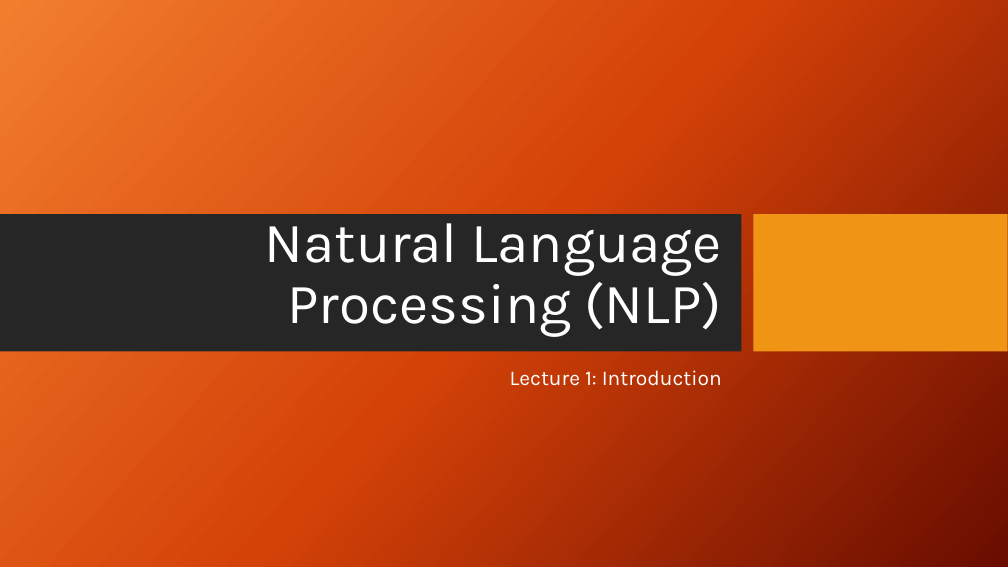
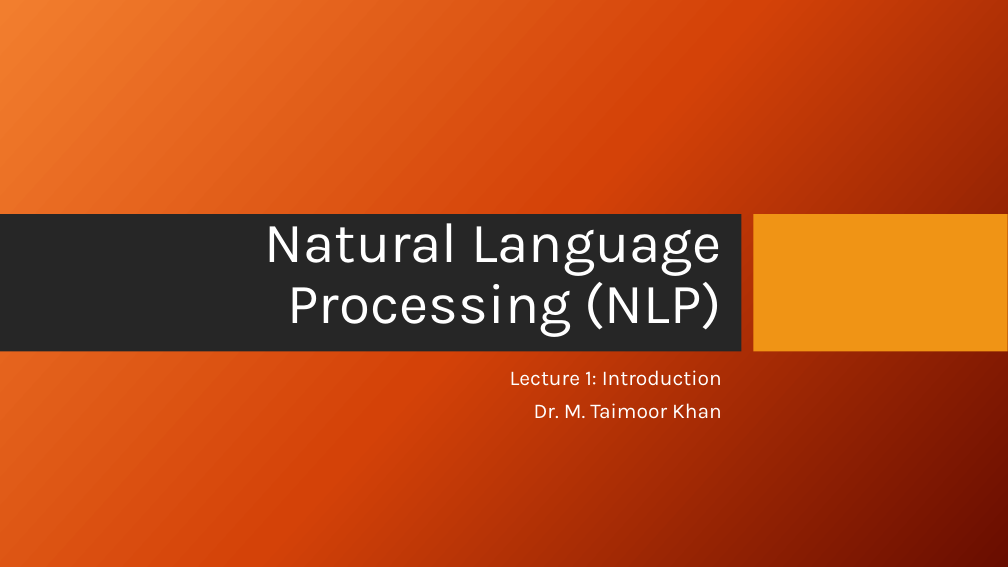
Before and after one commit to iffishells/Natural-Languag--Processing, a slide deck: slide 1 of PPT/Lecture1 Introduction.pptx. Drawn at 1008x567 pixels with LibreOffice and Linux fonts; fonts in the diff are those of the drawing; background and template pictures are left out. Boxes give left, top, right and bottom in pixels: in the first picture for what was removed or moved away, otherwise in the second. Text is boxed around its words. In the diff, an @@ line names an element or a change of style, - is before the commit and + after.

```diff
--- a/PPT/Lecture1 Introduction.pptx
+++ b/PPT/Lecture1 Introduction.pptx
@@ subtitle at bbox=[534, 403, 722, 419]: paragraph added @@
+Dr. M. Taimoor Khan
```
Also in this commit, not shown: 8 other slides changed, 3 slides removed, 17 other files.
